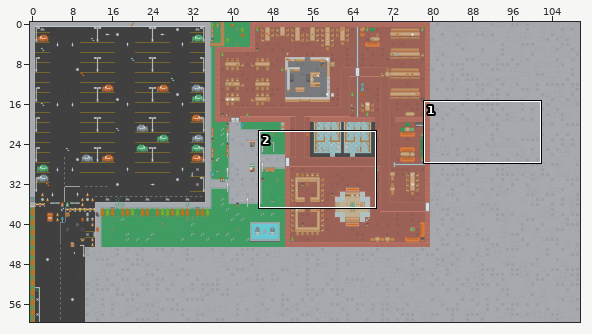
An edit to a level. Tiled map, app/assets/MapLib.tmx. Above: a wide view before the commit, with the close-up outlined.
Close-up. The starting point:
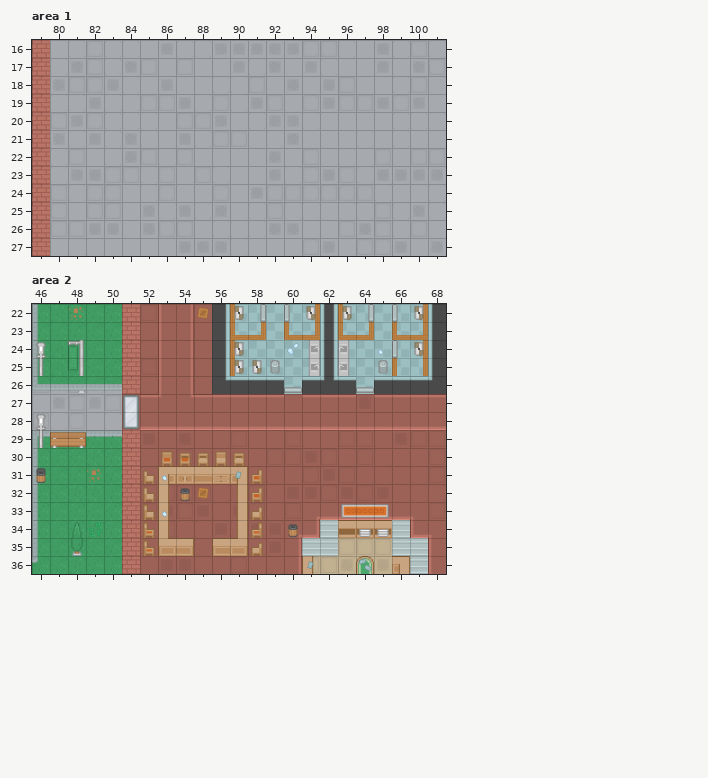
Cells are 64x64 px. Shown: area 1 x 79..101, y 16..27; area 2 x 46..68, y 22..36. The commit also changed other parts of the map, which this record leaves out.
Once edited:
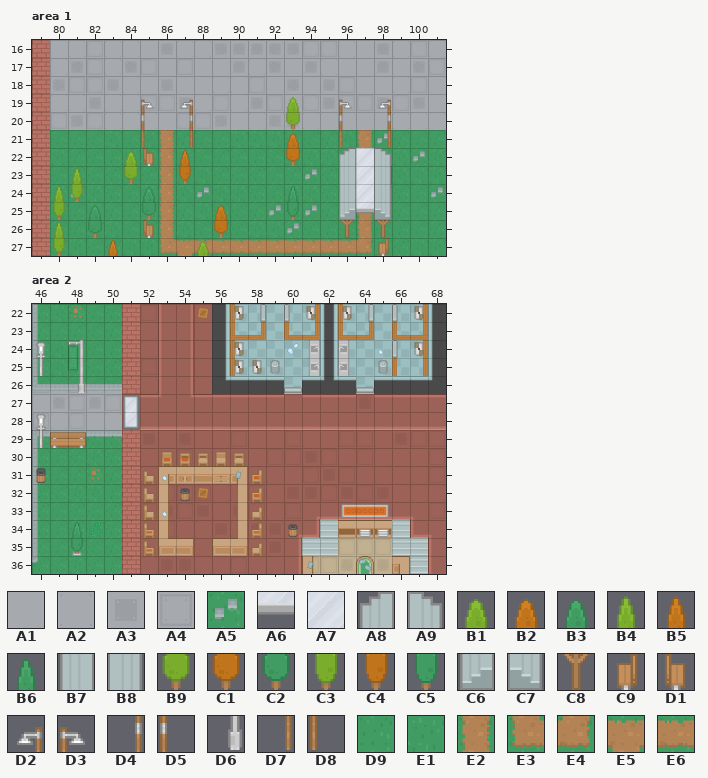
Key: from "City": A1 22, A2 23, A3 59, A4 60, A5 70, A6 316, A7 347, A8 389, A9 390, B1 401, B2 402, B3 403, B4 404, B5 405, B6 406, B7 426, B8 427, B9 438, C1 439, C2 440, C3 441, C4 442, C5 443, C6 463, C7 464, C8 503, C9 535, D1 536, D2 599, D3 600, D4 636, D5 637, D6 667, D7 673, D8 674, D9 888, E1 889, E2 944, E3 977, E4 978, E5 980, E6 981.
__ is an empty cell, ## one hidden under a higher layer.
Tiles replaced or removed in this view: A1, A2, A3, A4.
The exact change:
Changed rows in their new state; .. is an unchanged cell.
Layer "Ground", area 1:
first column x 80:
21 D9 D9 D9 E1 D9 E1 E2 D9 D9 D9 E1 E1 E1 D9 D9 D9 E1 E2 A5 D9 D9 D9
22 E1 D9 D9 D9 E1 E1 E2 E1 D9 D9 D9 D9 D9 E1 E1 E1 D9 ## E1 E1 A5 E1
23 D9 D9 D9 D9 D9 D9 E2 E1 E1 D9 D9 D9 D9 D9 A5 D9 D9 ## __ E1 E1 E1
24 E1 A5 E1 D9 D9 E1 E2 E1 A5 E1 E1 D9 D9 E1 E1 D9 D9 ## E1 D9 D9 A5
25 E1 D9 E1 D9 D9 D9 E2 D9 E1 D9 D9 D9 A5 D9 A5 D9 D9 E2 D9 D9 D9 D9
26 D9 D9 E1 E1 D9 D9 E2 E1 D9 D9 D9 E1 E1 A5 D9 D9 D9 E2 D9 D9 D9 D9
27 D9 E1 D9 D9 E1 E1 E3 E5 E6 E6 E6 E6 E6 E6 E6 E6 E6 E4 E1 D9 E1 E1
Layer "Environment", area 1:
first column x 80:
19 .. .. .. .. .. D3 .. D2 .. .. .. .. .. B1 .. .. D3 .. D2
20 .. .. .. .. .. D5 .. D4 .. .. .. .. .. B9 .. .. D5 .. D4
21 .. .. .. .. .. D8 .. D7 .. .. .. .. .. B2 .. .. D8 .. D7
22 .. .. .. .. B1 .. .. B5 .. .. .. .. .. C1 .. .. A8 A7 A9
23 .. B4 .. .. B9 .. .. C4 .. .. .. .. .. .. .. .. B7 A7 B8
24 B4 C3 .. .. .. B3 .. .. .. .. .. .. .. B6 .. .. B7 A7 B8
25 C3 .. B3 .. .. C2 .. .. .. B2 .. .. .. C5 .. .. C6 A6 C7
26 B4 .. C2 .. .. .. .. .. .. C1 .. .. .. .. .. .. C8 .. C8
27 C3 .. .. B5 .. .. .. .. B1 .. .. .. .. .. .. .. .. .. ..
Layer "Tables", area 1:
first column x 85:
22 D1
first column x 85:
26 D1 .. .. .. .. .. .. .. .. .. .. .. .. ..
27 .. .. .. .. .. .. .. .. .. .. .. .. .. C9
Layer "Tables", area 2:
first column x 48:
26 D6
Pixel boxes of the changes (left, top, right, bottom) in both close-ups:
changed: (50, 97, 446, 256)
added: (78, 376, 85, 393)
